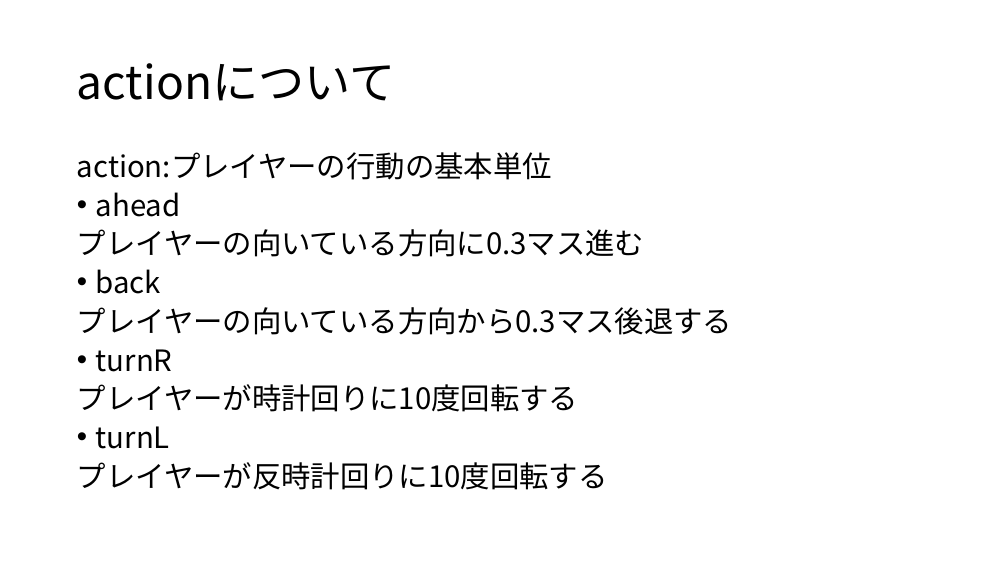
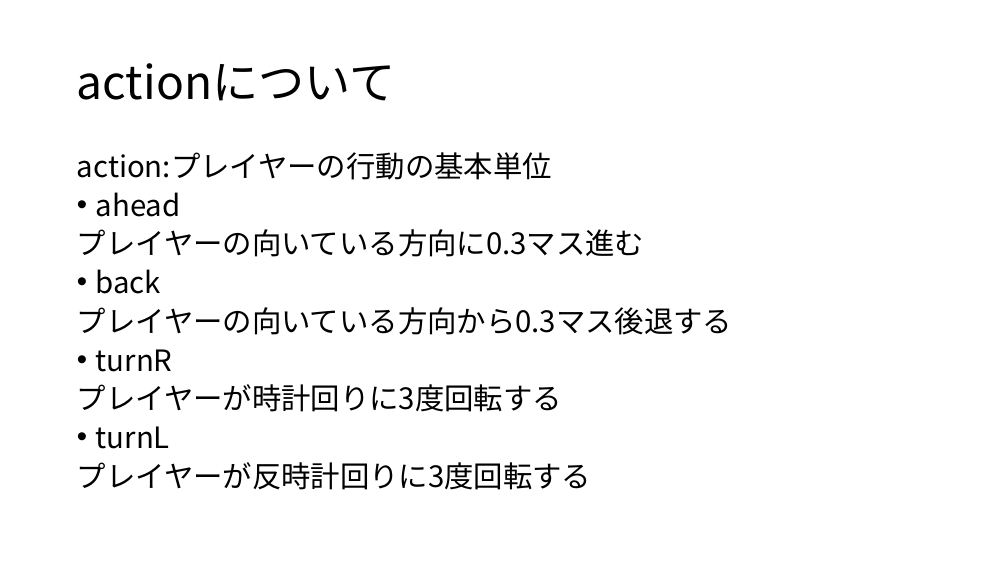
Before and after one commit to Rashoru-Infinity/advanced_1a_screen_saver, a slide deck: slide 4 of presentation.pptx. Drawn at 1008x567 pixels with LibreOffice and Linux fonts; fonts in the diff are those of the drawing. Boxes give left, top, right and bottom in pixels: in the first picture for what was removed or moved away, otherwise in the second. Text is boxed around its words. In the diff, an @@ line names an element or a change of style, - is before the commit and + after.

```diff
--- a/presentation.pptx
+++ b/presentation.pptx
@@ text at bbox=[77, 384, 562, 412]: text changed @@
-プレイヤーが時計回りに10度回転する
+プレイヤーが時計回りに3度回転する
@@ text at bbox=[77, 462, 592, 490]: text changed @@
-プレイヤーが反時計回りに10度回転する
+プレイヤーが反時計回りに3度回転する
```
Also in this commit, not shown: 1 other slide changed.
